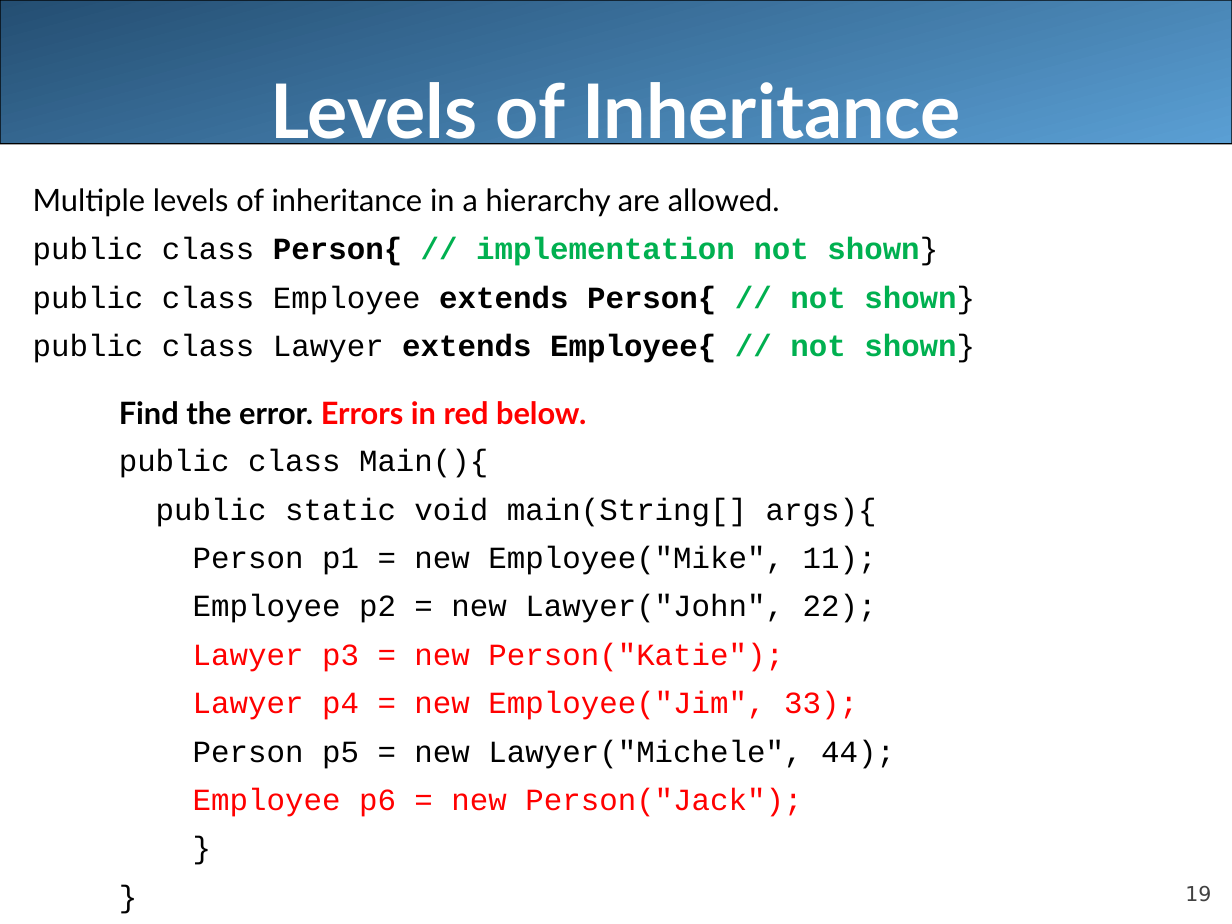
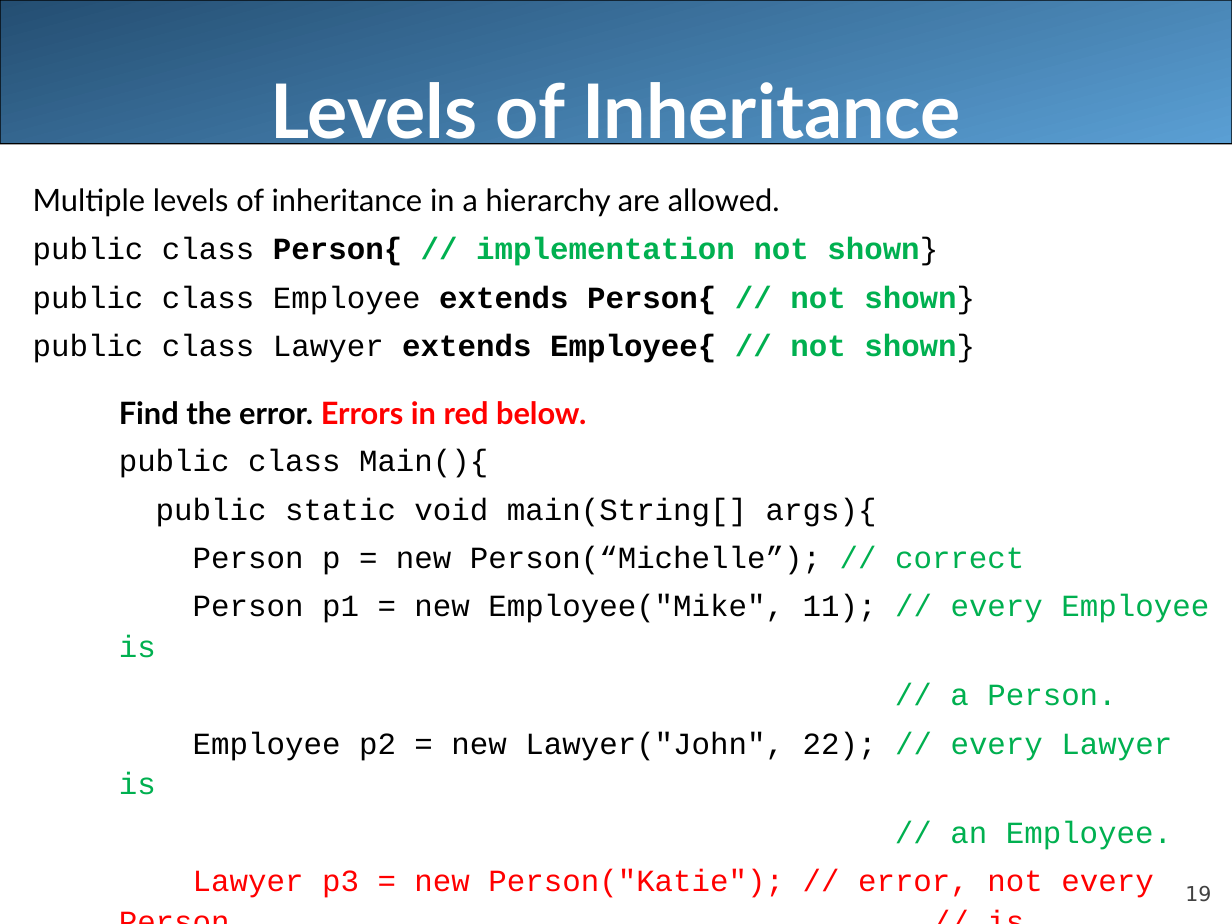
Before and after one commit to LongBaoNguyen/longbaonguyen.github.io, a slide deck: slide 19 of courses/apcsa/lecture21.ppt. Drawn at 1232x924 pixels with LibreOffice and Linux fonts; fonts in the diff are those of the drawing. Boxes give left, top, right and bottom in pixels: in the first picture for what was removed or moved away, otherwise in the second. Text is boxed around its words. In the diff, an @@ line names an element or a change of style, - is before the commit and + after.

```diff
--- a/courses/apcsa/lecture21.ppt
+++ b/courses/apcsa/lecture21.ppt
@@ text at (119, 546, 1209, 898): text changed @@
-Person p1 = new Employee("Mike", 11);
-Employee p2 = new Lawyer("John", 22);
-Lawyer p3 = new Person("Katie");
-Lawyer p4 = new Employee("Jim", 33);
-Person p5 = new Lawyer("Michele", 44);
-Employee p6 = new Person("Jack");
-}
-}
+Person p = new Person(“Michelle”); // correct
+Person p1 = new Employee("Mike", 11); // every Employee is
+// a Person.
+Employee p2 = new Lawyer("John", 22); // every Lawyer is
+// an Employee.
+Lawyer p3 = new Person("Katie"); // error, not every Person // is necessarily a Lawyer
```
Also in this commit, not shown: 1 slide added, 2 other files.
